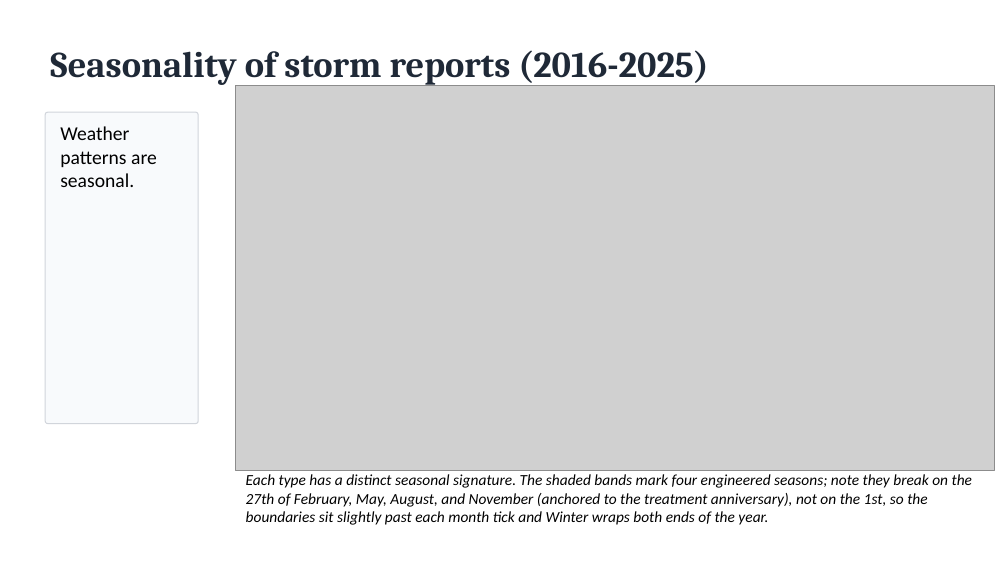
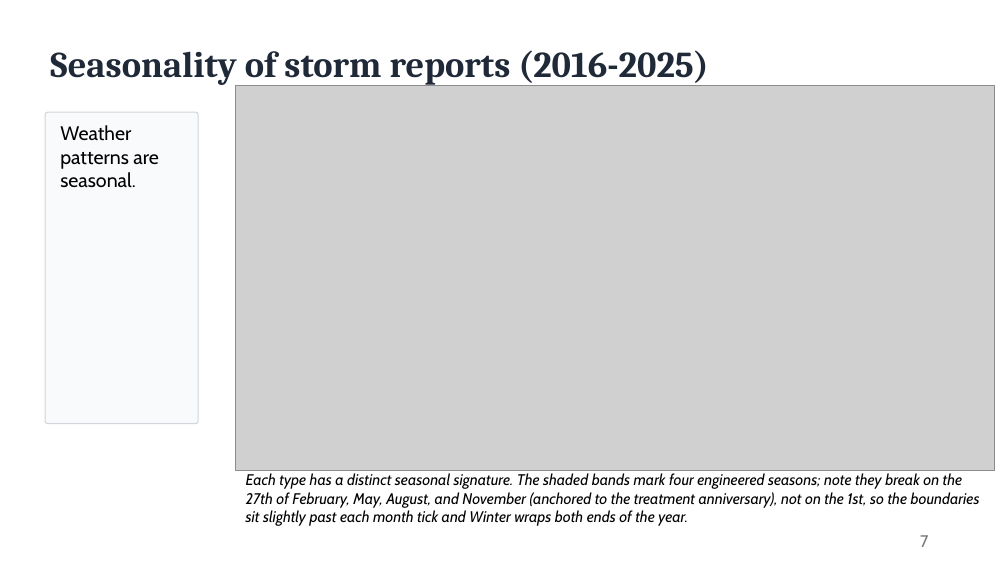
Before and after one commit to craig-rudman/MSDS692, a slide deck: slide 7 of report/MSDS692 Practicum I Craig Rudman.pptx. Drawn at 1008x567 pixels with LibreOffice and Linux fonts; fonts in the diff are those of the drawing; grey boxes stand for pictures. Boxes give left, top, right and bottom in pixels: in the first picture for what was removed or moved away, otherwise in the second. Text is boxed around its words. In the diff, an @@ line names an element or a change of style, - is before the commit and + after.

```diff
--- a/report/MSDS692 Practicum I Craig Rudman.pptx
+++ b/report/MSDS692 Practicum I Craig Rudman.pptx
@@ text "Weather patterns are seasonal." at (x1=60, y1=125, x2=159, y2=188): font Calibri to Cabin @@
@@ text "Each type has a distinct ..." at (x1=246, y1=473, x2=980, y2=526): font Calibri to Cabin @@
@@ page number added at (x1=920, y1=535, x2=928, y2=547), 12 pt, text #797979 @@
+7
```
Also in this commit, not shown: 13 other slides changed, 1 other file.
